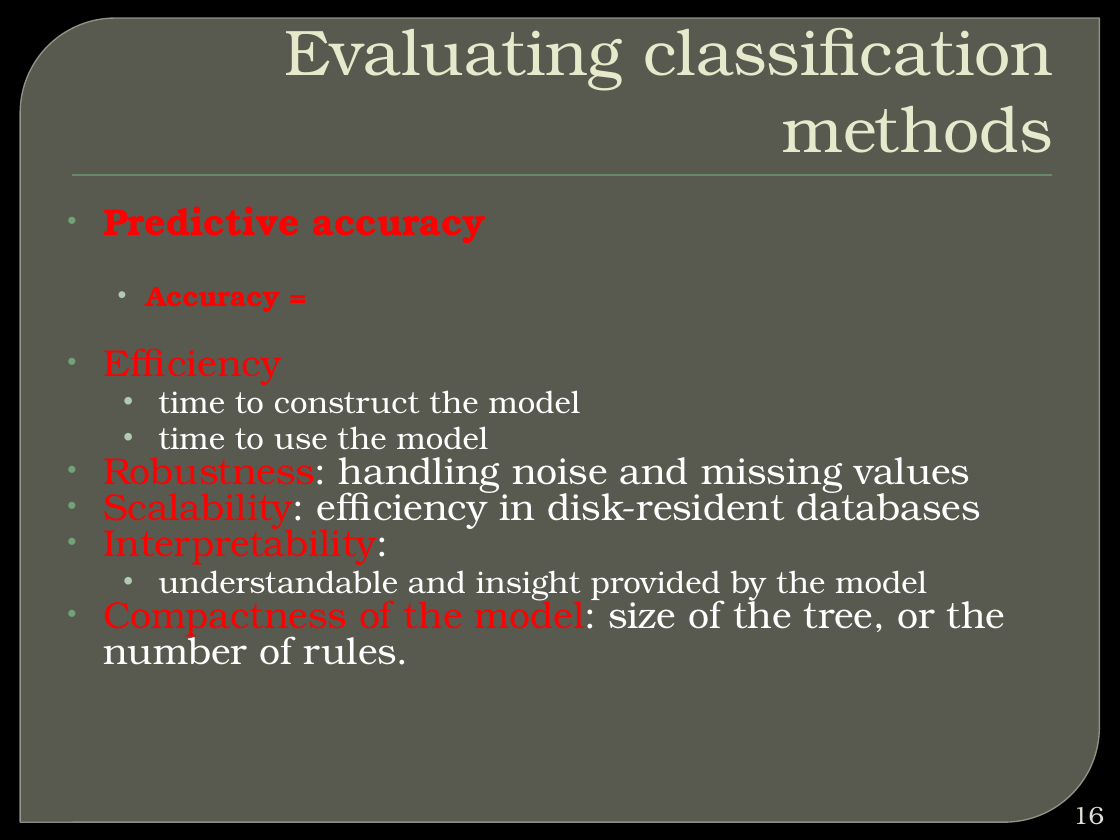
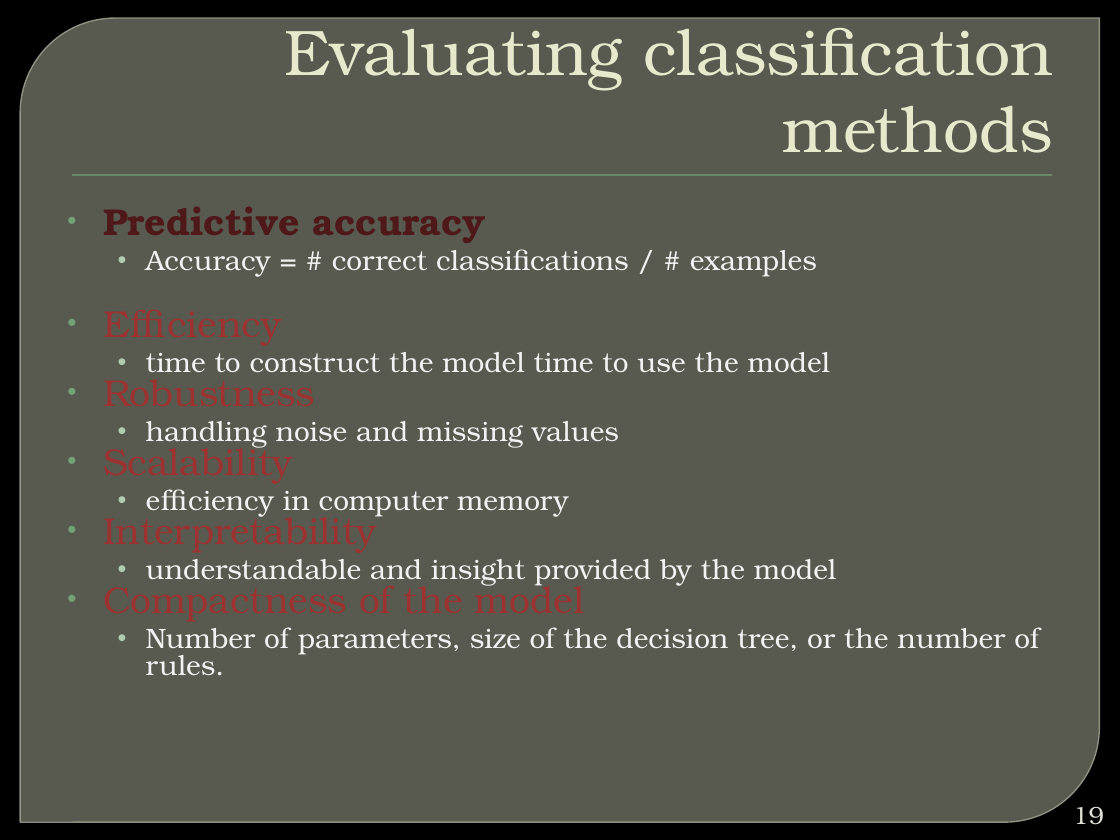
Before and after one commit to winteram/BIA660-2013S, a slide deck: slide 19 of course_docs/20130423/MLclassification.pptx (slide 16 before the commit). Drawn at 1120x840 pixels with LibreOffice and Linux fonts; fonts in the diff are those of the drawing; background and template pictures are left out. Boxes give left, top, right and bottom in pixels: in the first picture for what was removed or moved away, otherwise in the second. Text is boxed around its words. In the diff, an @@ line names an element or a change of style, - is before the commit and + after.

```diff
--- a/course_docs/20130423/MLclassification.pptx
+++ b/course_docs/20130423/MLclassification.pptx
@@ text at box(103, 207, 836, 586): text colour #FF0000 to #4F1919 in "Predictive accuracy"; text colour #FF0000 to #9D3232 in "Efficiency"; size 20 to 18 pt, text colour #FFFFFF to #F2F2F2 in "understandable and insight provided by the model"; indent changed @@
@@ text at box(146, 249, 817, 277): text changed; text colour #FF0000 to #F2F2F2; bold off @@
-  • Accuracy =
+  • Accuracy = # correct classifications / # examples
@@ text at box(103, 352, 830, 553): text changed; size 24 to 18 pt; text colour #FFFFFF to #F2F2F2 @@
-  • time to construct the model
-  • time to use the model
-• Robustness: handling noise and missing values
-• Scalability: efficiency in disk-resident databases
-• Interpretability:
+  • time to construct the model time to use the model
+• Robustness
+  • handling noise and missing values
+• Scalability
+  • efficiency in computer memory
+• Interpretability
@@ text at box(103, 579, 1039, 676): text changed; size 24 to 18 pt; text colour #FFFFFF to #F2F2F2 @@
-• Compactness of the model: size of the tree, or the number of rules.
+• Compactness of the model
+  • Number of parameters, size of the decision tree, or the number of rules.
@@ page number at box(1073, 806, 1104, 825): text changed @@
-16
+19
```
Also in this commit, not shown: 38 other slides changed, 22 slides added, 7 slides removed.
